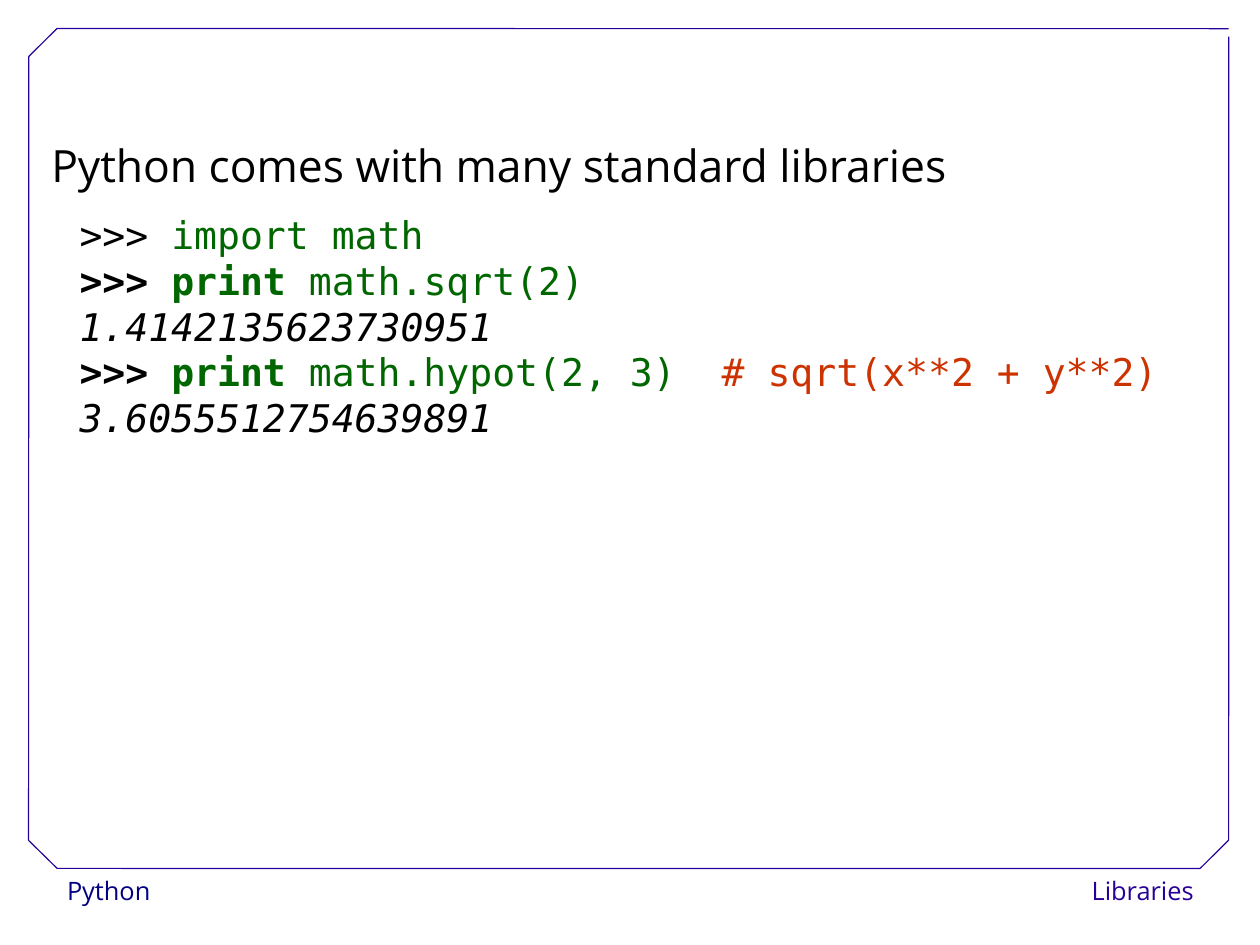
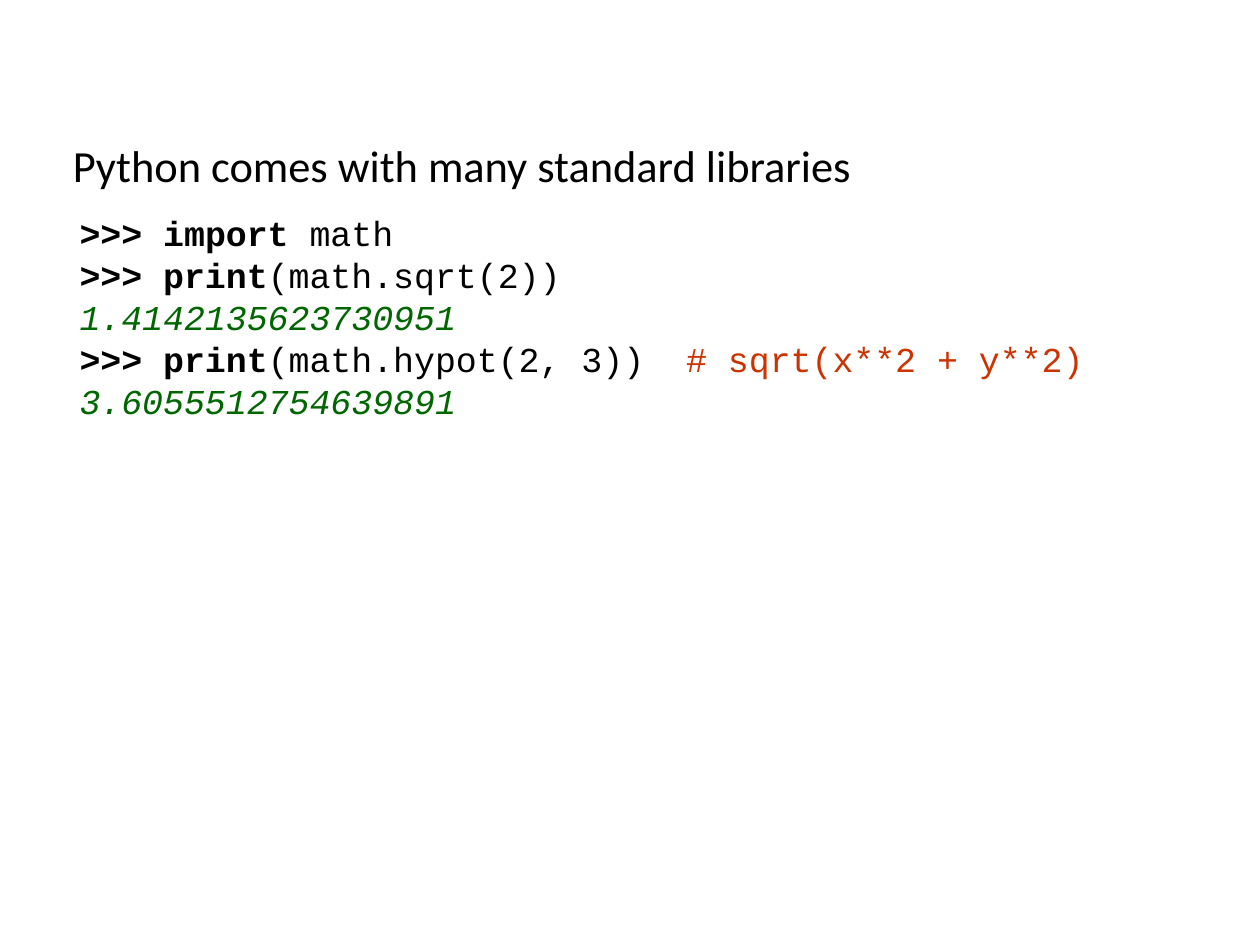
Before and after one commit to ncasuk/ncas-isc, a slide deck: slide 30 of python/presentations/learning_python/16_lib.ppt. Drawn at 1260x945 pixels with LibreOffice and Linux fonts; fonts in the diff are those of the drawing; background and template pictures are left out. Boxes give left, top, right and bottom in pixels: in the first picture for what was removed or moved away, otherwise in the second. Text is boxed around its words. In the diff, an @@ line names an element or a change of style, - is before the commit and + after.

Commit message:
Updated and changed learning_python13-16

```diff
--- a/python/presentations/learning_python/16_lib.ppt
+++ b/python/presentations/learning_python/16_lib.ppt
@@ text "Python comes with many standard ..." moved from (x1=51, y1=148, x2=946, y2=193) to (x1=73, y1=151, x2=851, y2=190) @@
@@ text "Python comes with many standard ..." at (x1=73, y1=151, x2=851, y2=190): font Open Sans to Calibri @@
@@ text at (x1=80, y1=221, x2=456, y2=331): size 24 to 22 pt, font DejaVu Sans Mono to Courier New in ">>> import math", "1.4142135623730951", "3.6055512754639891"; text colour #006600 to #000000 in "import math"; bold on in ">>> import"; text colour #000000 to #006600 in "1.4142135623730951", "3.6055512754639891" @@
@@ text at (x1=163, y1=263, x2=560, y2=296): text changed; size 24 to 22 pt; font DejaVu Sans Mono to Courier New; text colour #006600 to #000000 @@
->>> print math.sqrt(2)
+>>> print(math.sqrt(2))
@@ text at (x1=163, y1=347, x2=1084, y2=380): text changed; size 24 to 22 pt; font DejaVu Sans Mono to Courier New; text colour #006600 to #000000 @@
->>> print math.hypot(2, 3) # sqrt(x**2 + y**2)
+>>> print(math.hypot(2, 3)) # sqrt(x**2 + y**2)
@@ group removed at (x1=29, y1=29, x2=1229, y2=869): 7 lines @@
@@ text removed at (x1=67, y1=880, x2=150, y2=906) @@
-Python
@@ text removed at (x1=1092, y1=880, x2=1194, y2=901) @@
-Libraries
```
Also in this commit, not shown: 85 other slides changed, 2 slides added, 7 slides removed, 4 other files.
